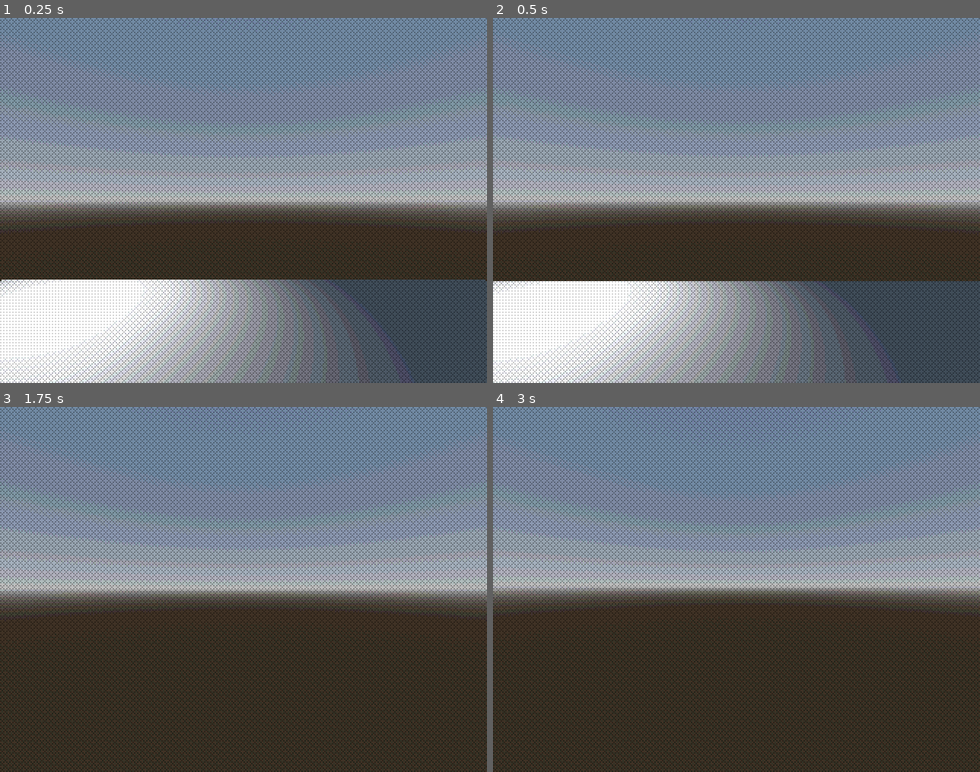
Above: before the commit, frames 1-4 (two rows, left to right).
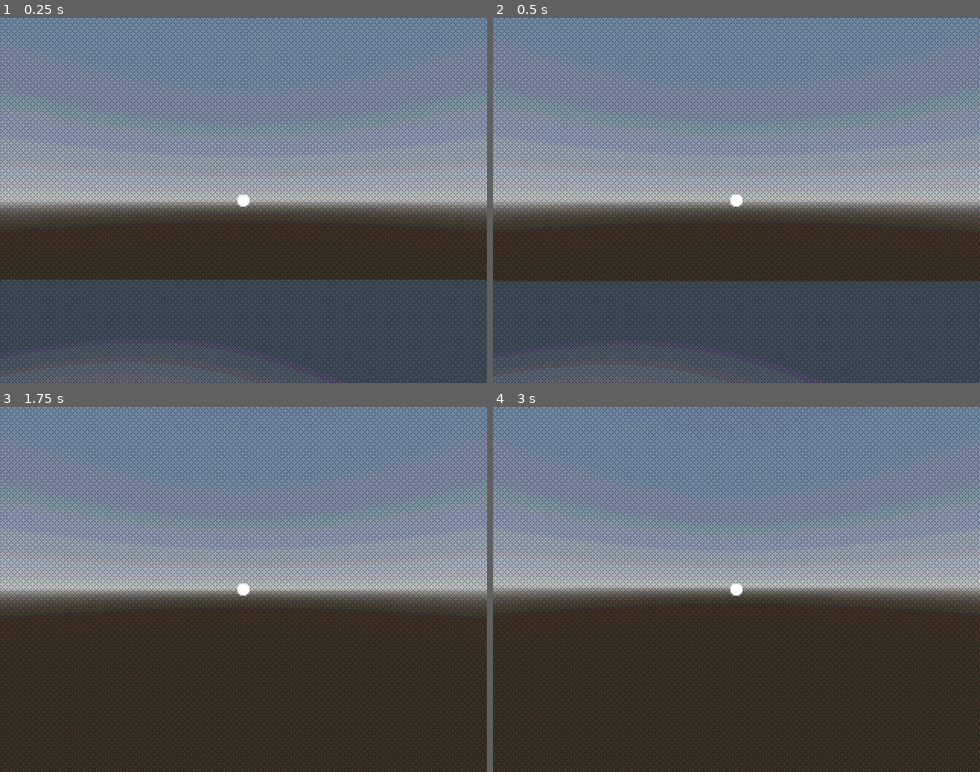
Above: after the commit, the same moments.

Repository: skibbl-dev/Horror-Renegades
Game: Godot game, scene res://scenes/main_scene.tscn
Two runs of this game, one before a commit and one after it. Both use one fixed random seed, a clock stepped at 60 frames per second and the inputs below.
Inputs (mouse positions are in pixels of both pictures, inside the frame that each line leads up to):
- Up to frame 1 (0.25 s): no input
- Up to frame 2 (0.5 s): no input
- Up to frame 3 (1.75 s): move the mouse to (267, 589) at 0.52 s; hold W (forward) from 0.53 s (still down); tap E (interact) at 0.6 s; tap Space (jump) at 0.77, 1.52 s; move the mouse to (219, 589) at 1.27 s; tap Shift (sprint) at 1.35 s
- Up to frame 4 (3 s): keep holding W (forward); tap Enter at 2 s; move the mouse to (746, 582) at 2.02 s; tap E (interact) at 2.1 s; tap Space (jump) at 2.75 s; move the mouse to (731, 596) at 2.77 s; tap Shift (sprint) at 2.85 s

The runs differ from the first frame. In frame 1, 20% of the frame differs, in the area x 0-76%, y 48-100%; in frame 2, 19%; in frame 3, less than 0.1%; in frame 4, less than 0.1%.

Commit message:
Added crosshair (its buns i fix later)

Diff:
--- a/objects/player.tscn
+++ b/objects/player.tscn
@@ -2,11 +2,31 @@
 
 [ext_resource type="Script" uid="uid://cvu7nu4ownh3n" path="res://scripts/player.gd" id="1_4flbx"]
 [ext_resource type="PackedScene" uid="uid://bgmk6pdjjynh8" path="res://assets/shaders/color_quantization.tscn" id="2_ykyjo"]
+[ext_resource type="Shader" uid="uid://cwuhrvu1axape" path="res://assets/shaders/ColorQuantization.gdshader" id="3_uxov2"]
 
 [sub_resource type="CapsuleMesh" id="CapsuleMesh_onrkg"]
 
 [sub_resource type="CapsuleShape3D" id="CapsuleShape3D_i3pqv"]
 height = 1.8166504
+
+[sub_resource type="ShaderMaterial" id="ShaderMaterial_5uao1"]
+render_priority = 0
+shader = ExtResource("3_uxov2")
+shader_parameter/enable_fog = true
+shader_parameter/fog_color = Color(0, 0, 0.16862746, 1)
+shader_parameter/noise_color = Color(1, 1, 1, 1)
+shader_parameter/fog_distance = 4.000000142499999
+shader_parameter/fog_fade_range = 3.000000095
+shader_parameter/enable_noise = false
+shader_parameter/noise_time_fac = 4.0
+shader_parameter/enable_color_limitation = true
+shader_parameter/color_levels = 24
+shader_parameter/enable_dithering = true
+shader_parameter/dither_strength = 0.3
+
+[sub_resource type="QuadMesh" id="QuadMesh_nmc1l"]
+material = SubResource("ShaderMaterial_5uao1")
+size = Vector2(2, 2)
 
 [node name="Player" type="CharacterBody3D" unique_id=882706492]
 script = ExtResource("1_4flbx")
@@ -31,3 +51,4 @@
 transform = Transform3D(1, 0, 0, 0, 1, 0, 0, 0, 1, 0, -0.3, -0.85)
 
 [node name="ColorQuantization" parent="." unique_id=1270535435 instance=ExtResource("2_ykyjo")]
+mesh = SubResource("QuadMesh_nmc1l")
--- a/project.godot
+++ b/project.godot
@@ -19,6 +19,7 @@
 
 window/size/viewport_width=320
 window/size/viewport_height=240
+window/size/mode=2
 window/stretch/mode="viewport"
 
 [file_customization]
--- a/scenes/main_scene.tscn
+++ b/scenes/main_scene.tscn
@@ -2,6 +2,9 @@
 
 [ext_resource type="PackedScene" uid="uid://bwvwwgf37g71i" path="res://objects/triangle.tscn" id="1_pw63i"]
 [ext_resource type="PackedScene" uid="uid://daovdbkb48nwk" path="res://objects/player.tscn" id="2_7ykc4"]
+[ext_resource type="Script" uid="uid://bgnm1vui25jpc" path="res://scenes/ui.gd" id="3_pu3yx"]
+[ext_resource type="Texture2D" uid="uid://c3m2yw0e8blje" path="res://assets/crosshair001.png" id="4_pu3yx"]
+[ext_resource type="Texture2D" uid="uid://81gbtmit8jd" path="res://assets/crosshair195.png" id="5_gubc5"]
 
 [sub_resource type="BoxShape3D" id="BoxShape3D_pu3yx"]
 size = Vector3(10, 1, 10)
@@ -38,9 +41,51 @@
 environment = SubResource("Environment_pw63i")
 
 [node name="DirectionalLight3D" type="DirectionalLight3D" parent="." unique_id=1073637881]
-transform = Transform3D(1, 0, 0, 0, -0.70710677, -0.70710677, 0, 0.70710677, -0.70710677, 0, 3, 0)
+transform = Transform3D(1, 0, 0, 0, -0.7071068, -0.7071068, 0, 0.7071068, -0.7071068, 0, 12.061334, 0)
 
 [node name="OmniLight3D" type="OmniLight3D" parent="." unique_id=1770565251]
-transform = Transform3D(1, 0, 0, 0, 1, 0, 0, 0, 1, -3, 0.3348744, -4)
+transform = Transform3D(1, 0, 0, 0, 1, 0, 0, 0, 1, -1.1698878, 2.3596797, 0.7476797)
 light_energy = 8.023
 omni_range = 5.328
+
+[node name="UI" type="Control" parent="." unique_id=1254764424]
+layout_mode = 3
+anchors_preset = 15
+anchor_right = 1.0
+anchor_bottom = 1.0
+grow_horizontal = 2
+grow_vertical = 2
+mouse_filter = 1
+script = ExtResource("3_pu3yx")
+
+[node name="crosshair" type="TextureRect" parent="UI" unique_id=1964481700]
+texture_filter = 1
+layout_mode = 1
+anchors_preset = 8
+anchor_left = 0.5
+anchor_top = 0.5
+anchor_right = 0.5
+anchor_bottom = 0.5
+offset_left = -64.0
+offset_top = -64.0
+offset_right = 64.0
+offset_bottom = 64.0
+grow_horizontal = 2
+grow_vertical = 2
+texture = ExtResource("4_pu3yx")
+
+[node name="crosshair_select" type="TextureRect" parent="UI" unique_id=1279583642]
+texture_filter = 1
+layout_mode = 1
+anchors_preset = 8
+anchor_left = 0.5
+anchor_top = 0.5
+anchor_right = 0.5
+anchor_bottom = 0.5
+offset_left = -64.0
+offset_top = -64.0
+offset_right = 64.0
+offset_bottom = 64.0
+grow_horizontal = 2
+grow_vertical = 2
+texture = ExtResource("5_gubc5")
--- /dev/null
+++ b/scenes/ui.gd
@@ -0,0 +1,12 @@
+extends Control
+
+@onready var player = get_parent().get_node("Player")
+
+func _process(delta: float) -> void:
+	if player.raycast.is_colliding():
+		if player.raycast.get_collider().is_in_group("pickable"):
+			$crosshair.hide()
+			$crosshair_select.show()
+	else:
+		$crosshair_select.hide()
+		$crosshair.show()
Binary file added: assets/crosshair001.png
Not shown, added: assets/crosshair001.png.import
Binary file added: assets/crosshair179.png
Not shown, added: assets/crosshair179.png.import
Binary file added: assets/crosshair195.png
Not shown, added: assets/crosshair195.png.import
Not shown, added: scenes/ui.gd.uid
